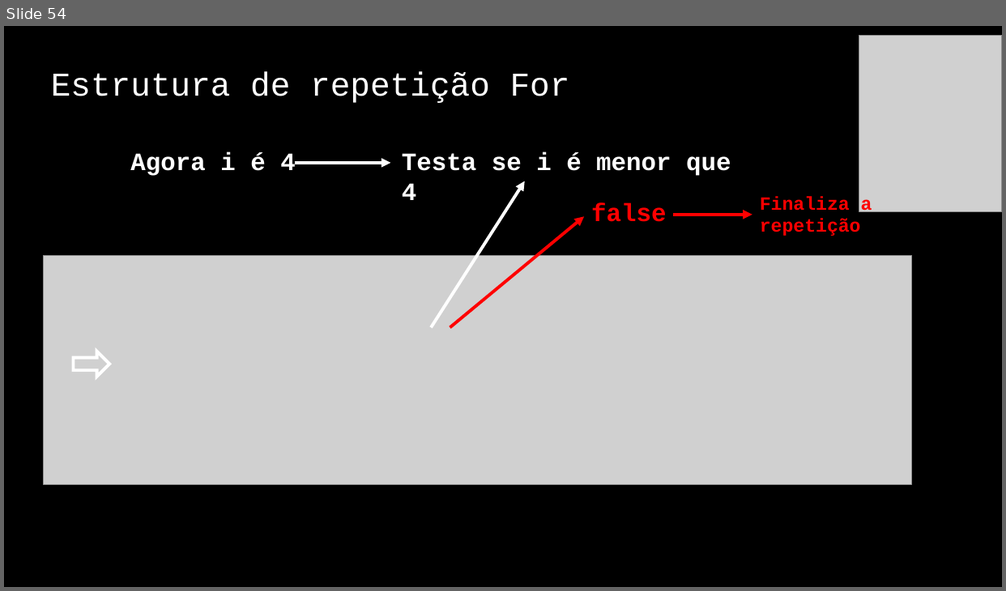
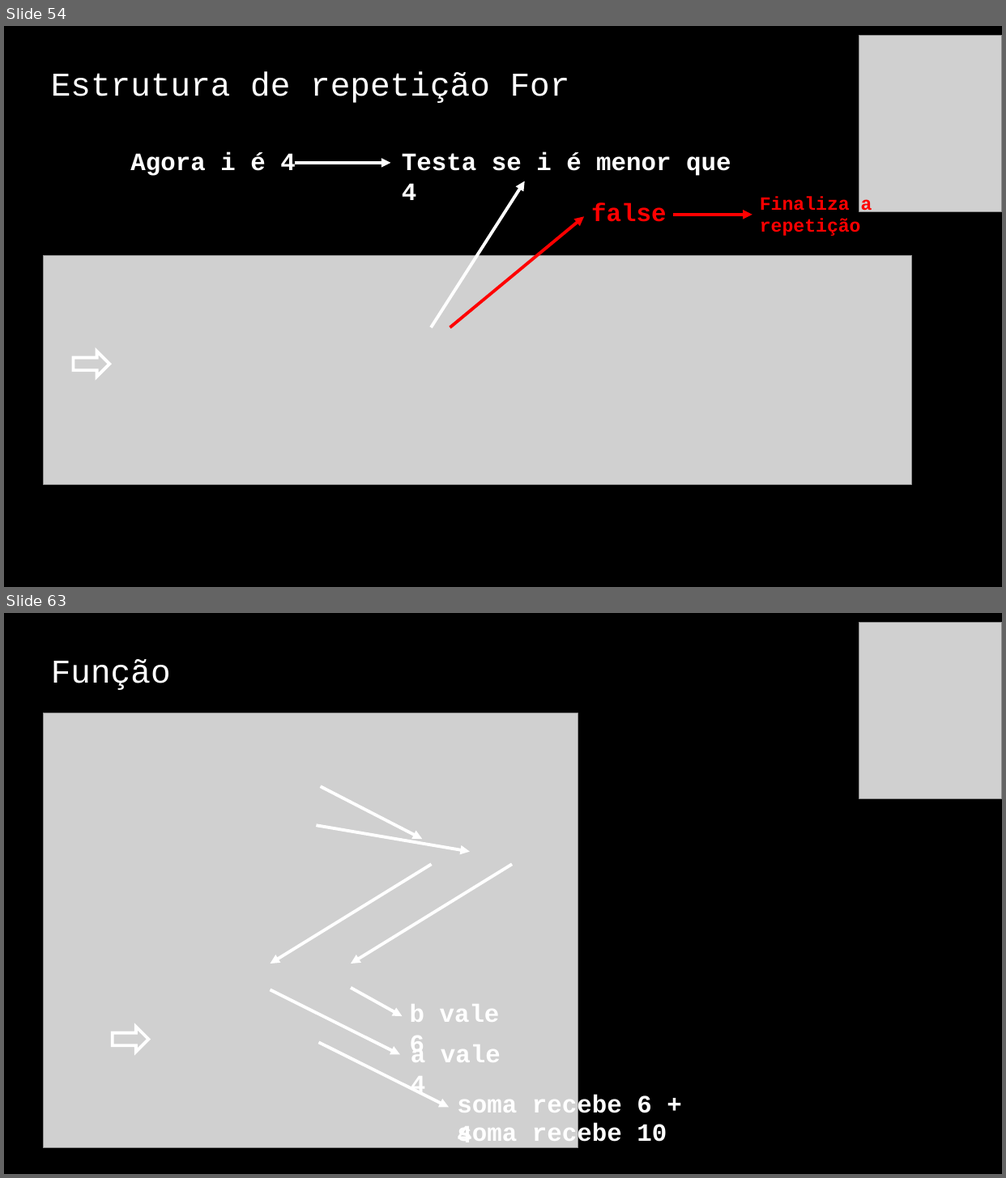
Before and after one commit to jrdutra/algoritmos, a slide deck: material_de_apoio/resumo_pratico.pptx. Shown one above the other, each under a label of ours: slide 54 before the commit, slides 54 and 63 after it; the slides between them are not shown. The pictures are 1006x591 and 1006x1178 pixels, drawn with LibreOffice and Linux fonts; fonts in the diff are those of the drawing; grey boxes stand for pictures. Boxes give left, top, right and bottom in pixels: in the first picture for what was removed or moved away, otherwise in the second. Text is boxed around its words. In the diff, an @@ line names an element or a change of style, - is before the commit and + after.

```diff
--- a/material_de_apoio/resumo_pratico.pptx
+++ b/material_de_apoio/resumo_pratico.pptx
@@ slide 63 added at [4, 613, 1002, 1174], background #000000 @@
@@ picture added at [859, 622, 1002, 798] @@
@@ title added at [51, 659, 171, 690], 32 pt, text #FFFFFF @@
+Função
@@ picture added at [44, 713, 578, 1148] @@
@@ arrow added from (321, 786) to (423, 839), #FFFFFF 3 pt @@
@@ arrow added from (316, 825) to (470, 852), #FFFFFF 3 pt @@
@@ arrow added from (432, 865) to (270, 964), #FFFFFF 3 pt @@
@@ arrow added from (513, 865) to (351, 964), #FFFFFF 3 pt @@
@@ arrow added from (270, 990) to (400, 1054), #FFFFFF 3 pt @@
@@ arrow added from (351, 988) to (403, 1016), #FFFFFF 3 pt @@
@@ text added at [410, 1004, 500, 1059], 24 pt, text #FFFFFF, bold @@
+b vale 6
@@ down arrow added at [113, 1027, 148, 1053], outline #FFFFFF 3 pt @@
@@ arrow added from (319, 1043) to (449, 1108), #FFFFFF 3 pt @@
@@ text added at [411, 1045, 501, 1097], 24 pt, text #FFFFFF, bold @@
+a vale 4
@@ text added at [457, 1095, 651, 1150], 24 pt, text #FFFFFF, bold @@
+soma recebe 6 + 4
@@ text added at [457, 1123, 667, 1148], 24 pt, text #FFFFFF, bold @@
+soma recebe 10
```
Also in this commit, not shown: 11 other slides added, 1 slide removed.
